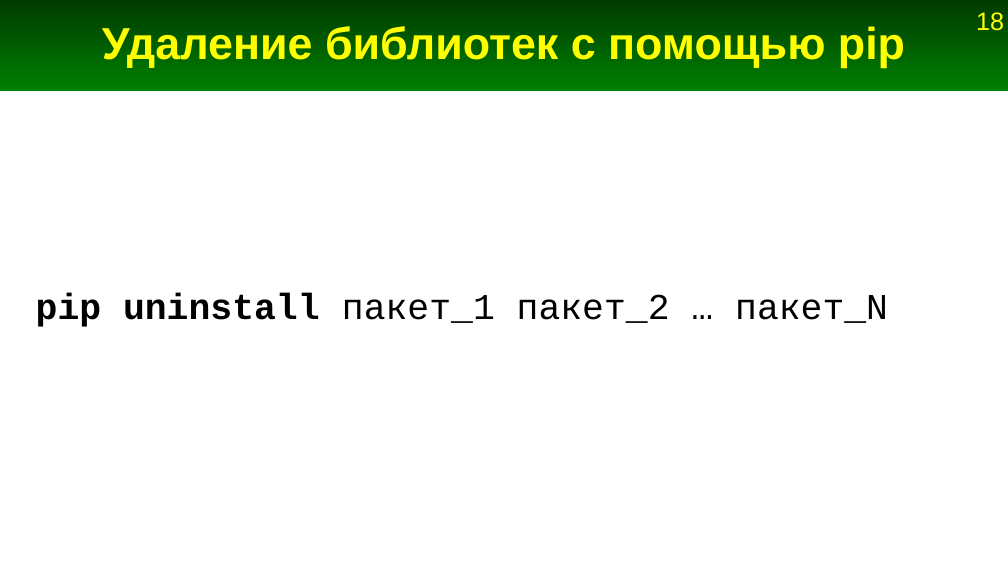
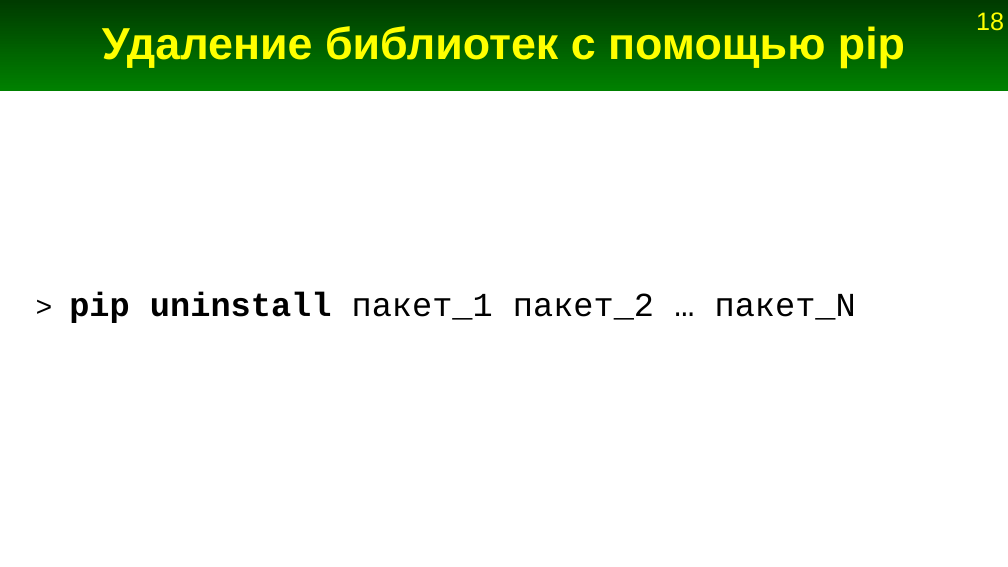
Before and after one commit to Jenyay/python-lectures, a slide deck: slide 18 of presentations/13. Modules.odp. Drawn at 1008x567 pixels with LibreOffice and Linux fonts; fonts in the diff are those of the drawing. Boxes give left, top, right and bottom in pixels: in the first picture for what was removed or moved away, otherwise in the second. Text is boxed around its words. In the diff, an @@ line names an element or a change of style, - is before the commit and + after.

```diff
--- a/presentations/13. Modules.odp
+++ b/presentations/13. Modules.odp
@@ text at [69, 291, 856, 323]: text changed; size 26 to 24 pt @@
-pip uninstall пакет_1 пакет_2 … пакет_N
+> pip uninstall пакет_1 пакет_2 … пакет_N
```
Also in this commit, not shown: 5 other slides changed, 13 slides added, 1 other file.
